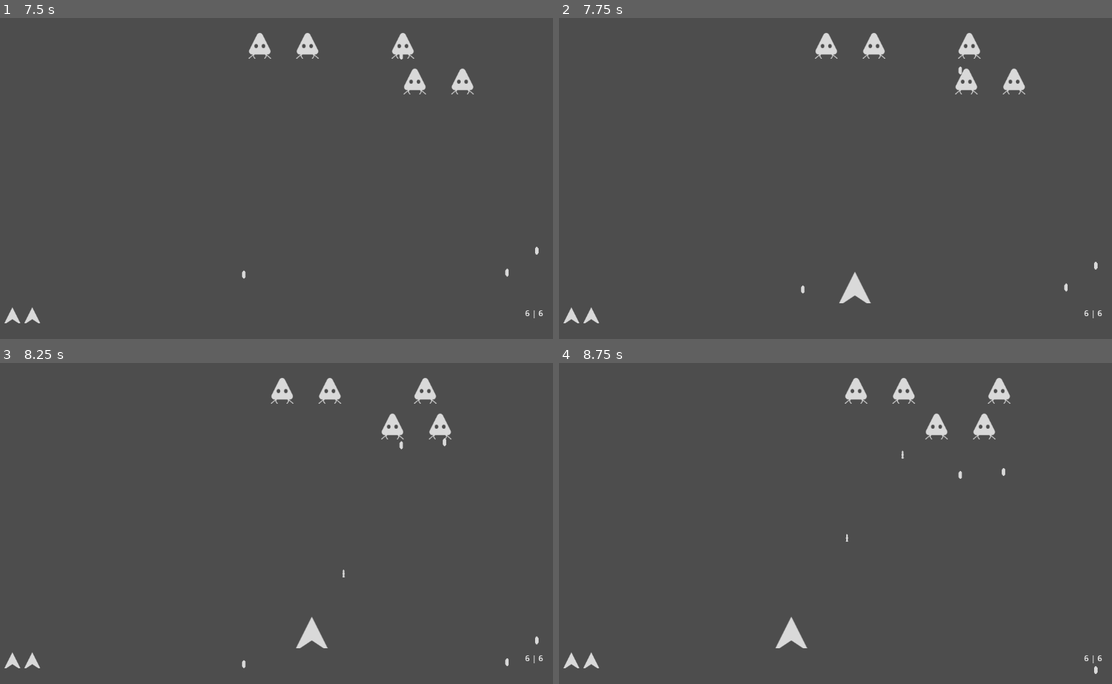
Above: before the commit, frames 1-4 (two rows, left to right).
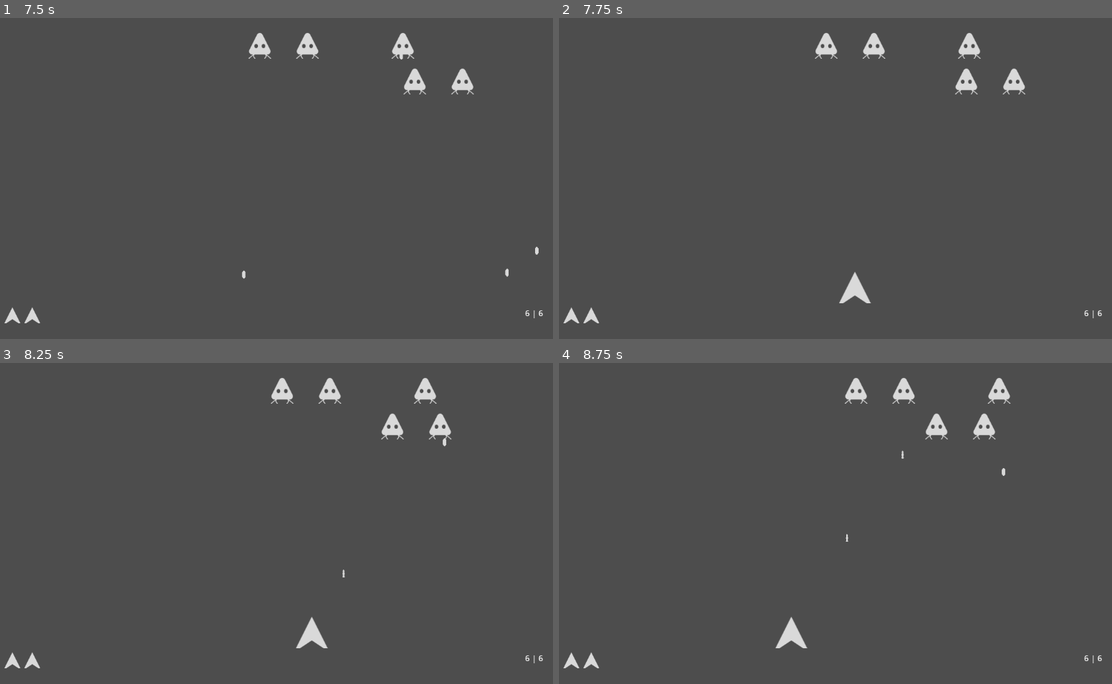
Above: after the commit, the same moments.

Repository: DevlinRocha/space-invaders
Game: Godot game, scene res://scenes/main.tscn
Two runs of this game, one before a commit and one after it. Both use one fixed random seed, a clock stepped at 60 frames per second and the inputs below.
Inputs:
- Up to frame 1 (7.5 s): hold Space (shoot) 0.53-1.28 s; hold D (right) 0.53-2.03 s; tap Space (shoot) every 1.5 s from 1.35 to 7.35 s; hold Space (shoot) 2.03-2.78 s; hold A (left) 2.03-4.28 s; hold Space (shoot) 3.53-4.28 s; hold D (right) from 4.28 s (still down); hold Space (shoot) 5.03-5.78 s; hold Space (shoot) 6.53-7.28 s
- Up to frame 2 (7.75 s): keep holding D (right)
- Up to frame 3 (8.25 s): release D (right) at 8.03 s; hold A (left) from 8.03 s (still down); hold Space (shoot) from 8.03 s (still down)
- Up to frame 4 (8.75 s): keep holding A (left); keep holding Space (shoot)

Frame 1 is identical in both runs. In frame 2, less than 0.1% of the frame differs, in the area x 43-98%, y 15-86%; in frame 3, less than 0.1%; in frame 4, less than 0.1%.

Commit message:
clear projectiles when player respawns

Diff:
--- a/scenes/bomb.tscn
+++ b/scenes/bomb.tscn
@@ -7,7 +7,7 @@
 radius = 4.0
 height = 16.0
 
-[node name="Bomb" type="Area2D"]
+[node name="Bomb" type="Area2D" groups=["projectiles"]]
 collision_layer = 16
 collision_mask = 17
 script = ExtResource("1_pjvks")
--- a/scenes/rocket.tscn
+++ b/scenes/rocket.tscn
@@ -6,7 +6,7 @@
 [sub_resource type="RectangleShape2D" id="RectangleShape2D_j427t"]
 size = Vector2(6, 16)
 
-[node name="Rocket" type="Area2D"]
+[node name="Rocket" type="Area2D" groups=["projectiles"]]
 collision_layer = 16
 collision_mask = 30
 script = ExtResource("1_t772m")
--- a/scripts/main.gd
+++ b/scripts/main.gd
@@ -36,6 +36,7 @@
 	life_counter.get_child(0).queue_free()
 	get_tree().create_timer(3).timeout.connect(
 		func() -> void:
+			clear_level()
 			respawn_player()
 	)
 
@@ -89,3 +90,9 @@
 
 	menu.visible = false
 	get_tree().paused = false
+
+
+func clear_level() -> void:
+	for child in get_children():
+		if child.is_in_group("projectiles"):
+			child.queue_free()
--- a/scripts/player.gd
+++ b/scripts/player.gd
@@ -14,10 +14,12 @@
 func _physics_process(delta: float) -> void:
 	var direction := Input.get_axis("left", "right")
 	var shooting := Input.is_action_pressed("shoot")
+
 	if direction:
 		velocity.x = direction * SPEED
 	else:
 		velocity.x = move_toward(velocity.x, 0, SPEED)
+
 	if shooting:
 		rocket_launcher.fire()
 
